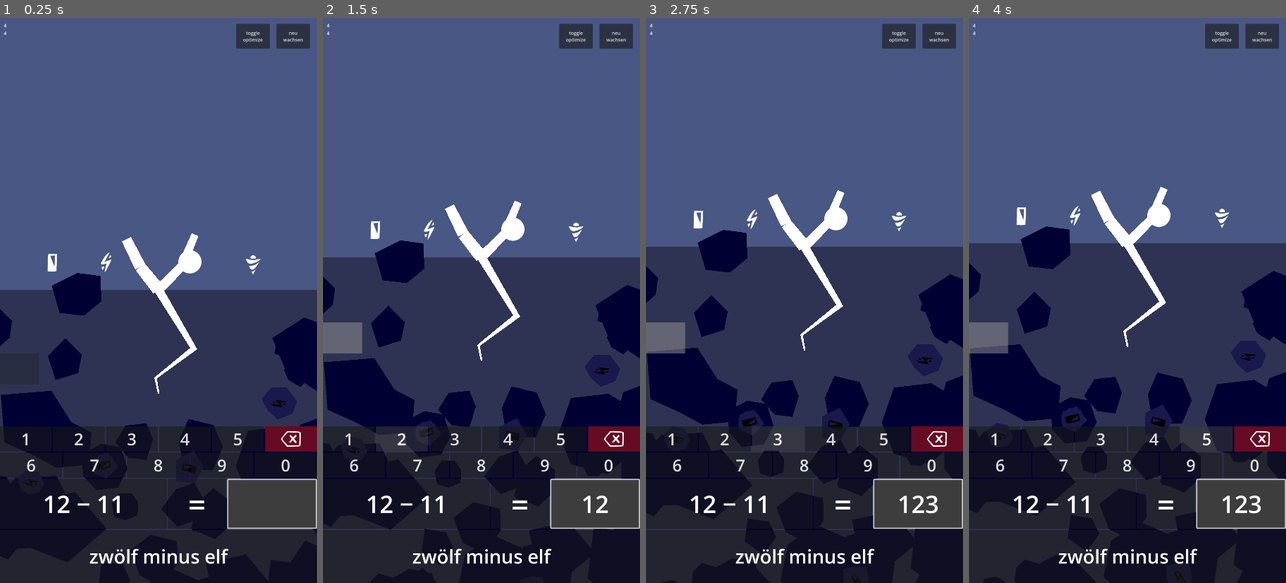
Above: before the commit, frames 1-4 (left to right).
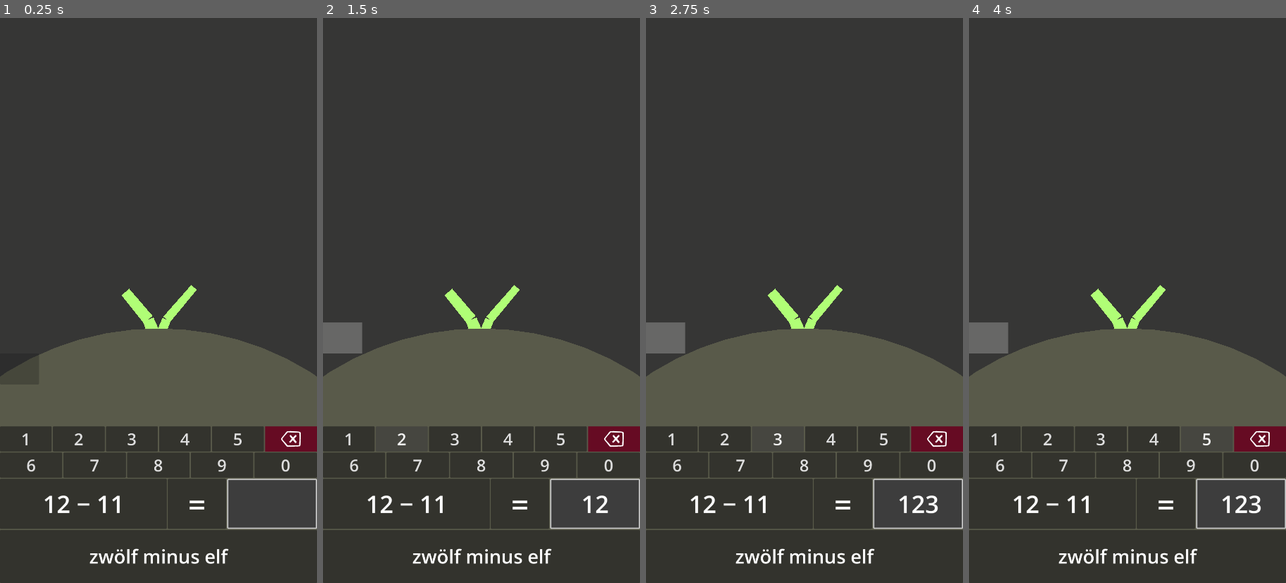
Above: after the commit, the same moments.

Repository: PSteinhaus/mathtrees
Game: Godot game, scene res://scenes/creative_mode.tscn
The game is run twice, just before and just after one commit, with the same random seed, the same clock (stepped at 60 frames per second) and the same inputs. Before the commit the project starts from res://scenes/world.tscn.
Inputs:
- Up to frame 1 (0.25 s): no input
- Up to frame 2 (1.5 s): click "1" at 0.5 s; click "2" at 1.25 s
- Up to frame 3 (2.75 s): click "3" at 2 s
- Up to frame 4 (4 s): click "4" at 2.75 s; click "5" at 3.5 s

The runs differ from the first frame. In frame 1, 85% of the frame differs, in the area x 0-100%, y 0-100%; in frame 2, 85%; in frame 3, 85%; in frame 4, 85%.

Commit message:
first experiment with ambience audio and sounds

Diff:
--- a/project.godot
+++ b/project.godot
@@ -11,7 +11,7 @@
 [application]
 
 config/name="Mathtrees"
-run/main_scene="uid://bbkaka3ackf22"
+run/main_scene="uid://bhxqfvqkntpqr"
 config/features=PackedStringArray("4.6", "GL Compatibility")
 run/max_fps=60
 boot_splash/show_image=false
--- a/scenes/creative_mode.tscn
+++ b/scenes/creative_mode.tscn
@@ -4,6 +4,9 @@
 [ext_resource type="Script" uid="uid://bgyg384lruwgx" path="res://scripts/fractal_tree.gd" id="2_4fq4x"]
 [ext_resource type="PackedScene" uid="uid://i6gbqw570ug1" path="res://scenes/aufgaben/ex_zr_20.tscn" id="3_l7uvt"]
 [ext_resource type="Script" uid="uid://dsrsute6c1tkj" path="res://scripts/debug_label.gd" id="4_6s3r3"]
+[ext_resource type="AudioStream" uid="uid://cw3fp8gohgwbv" path="res://resources/audio/156414__felixblume__wind-blowing-into-some-cactus-spine-on-t_looped.ogg" id="5_6s3r3"]
+[ext_resource type="AudioStream" uid="uid://c56aebdw3ct16" path="res://resources/audio/chimes-gong-1.ogg" id="6_6s3r3"]
+[ext_resource type="AudioStream" uid="uid://bswlclv7wuf7s" path="res://resources/audio/chimes-gong-2.ogg" id="7_6s3r3"]
 
 [sub_resource type="QuadMesh" id="QuadMesh_lslsu"]
 
@@ -59,6 +62,22 @@
 [node name="ExZR20" parent="." unique_id=166979938 instance=ExtResource("3_l7uvt")]
 unique_name_in_owner = true
 
+[node name="Music" type="AudioStreamPlayer" parent="." unique_id=798951438]
+unique_name_in_owner = true
+stream = ExtResource("5_6s3r3")
+pitch_scale = 0.58
+autoplay = true
+
+[node name="Pling1" type="AudioStreamPlayer" parent="." unique_id=639815431]
+unique_name_in_owner = true
+stream = ExtResource("6_6s3r3")
+volume_db = -20.071
+
+[node name="Pling2" type="AudioStreamPlayer" parent="." unique_id=499297347]
+unique_name_in_owner = true
+stream = ExtResource("7_6s3r3")
+volume_db = -20.982
+
 [connection signal="pressed" from="CreativeMode/CanvasLayer/Button_new" to="CreativeMode" method="_on_button_new_pressed"]
 [connection signal="answer_checked" from="ExZR20" to="CreativeMode" method="_on_ex_zr_20_answer_checked"]
 [connection signal="level_changed" from="ExZR20" to="CreativeMode" method="_on_ex_zr_20_level_changed"]
--- a/scripts/creative_mode.gd
+++ b/scripts/creative_mode.gd
@@ -1,4 +1,8 @@
 extends Node2D
+
+@onready var frac_tree: FractalTree = %FractalTree
+@onready var bg: MeshInstance2D = %MeshInstanceBG
+@onready var music: AudioStreamPlayer = %Music
 
 var new_activated: bool = false
 
@@ -33,20 +37,19 @@
 
 func regenerate_kernel() -> void:
 	print("regenerated kernel")
-	%FractalTree.generate_kernel()
-	%FractalTree.grow()
-	%FractalTree.grow()
-	%FractalTree.grow()
-	%FractalTree.grow()
-	%FractalTree.grow()
-	%FractalTree.grow()
+	frac_tree.generate_kernel()
+
 
 func _on_ex_zr_20_level_changed(old_level: int, new_level: int) -> void:
-	%FractalTree.grow()
+	frac_tree.grow()
 
 func _on_ex_zr_20_answer_checked(correct: bool) -> void:
 	# get a new challenge
 	if correct:
+		if randi_range(0,1) == 0:
+			%Pling2.play()
+		else:
+			%Pling1.play()
 		%ExZR20.new_challenge()
 		new_activated = true
 		%Button_new.visible = true
@@ -58,8 +61,8 @@
 
 	%MeshInstance2D.self_modulate = color_ground
 #	%MeshInstance2D2.self_modulate = color_ground
-	%FractalTree.self_modulate = color_tree
-	%MeshInstanceBG.self_modulate = color_bg
+	frac_tree.self_modulate = color_tree
+	bg.self_modulate = color_bg
 
 	# also: set the progress bar color!
 	# but for that first check whether the ground color works as a contrast for both the background and the tree
Not shown, changed: export_presets.cfg
Not shown, added: resources/audio/156414__felixblume__wind-blowing-into-some-cactus-spine-on-t_looped.ogg.import
Not shown, added: resources/audio/chimes-gong-1.ogg.import
Not shown, added: resources/audio/chimes-gong-2.ogg.import
Not shown, added: resources/audio/scale-d6.mp3.import
Not shown, added: resources/audio/scale-e6.mp3.import
Not shown, added: resources/audio/156414__felixblume__wind-blowing-into-some-cactus-spine-on-t_looped.ogg
Not shown, added: resources/audio/chimes-gong-1.ogg
Not shown, added: resources/audio/chimes-gong-2.ogg
Not shown, added: resources/audio/scale-d6.mp3
Not shown, added: resources/audio/scale-e6.mp3
